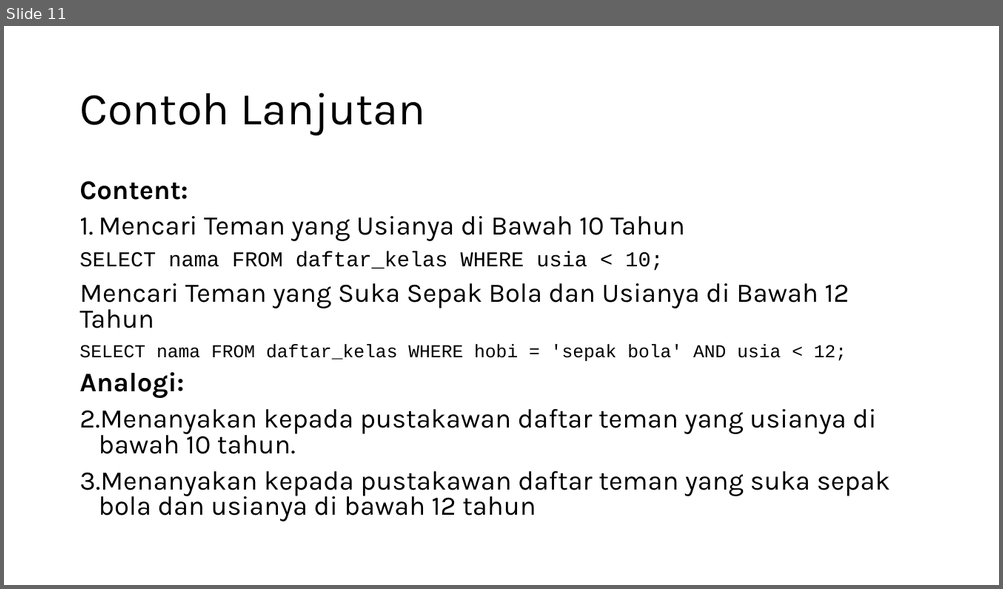
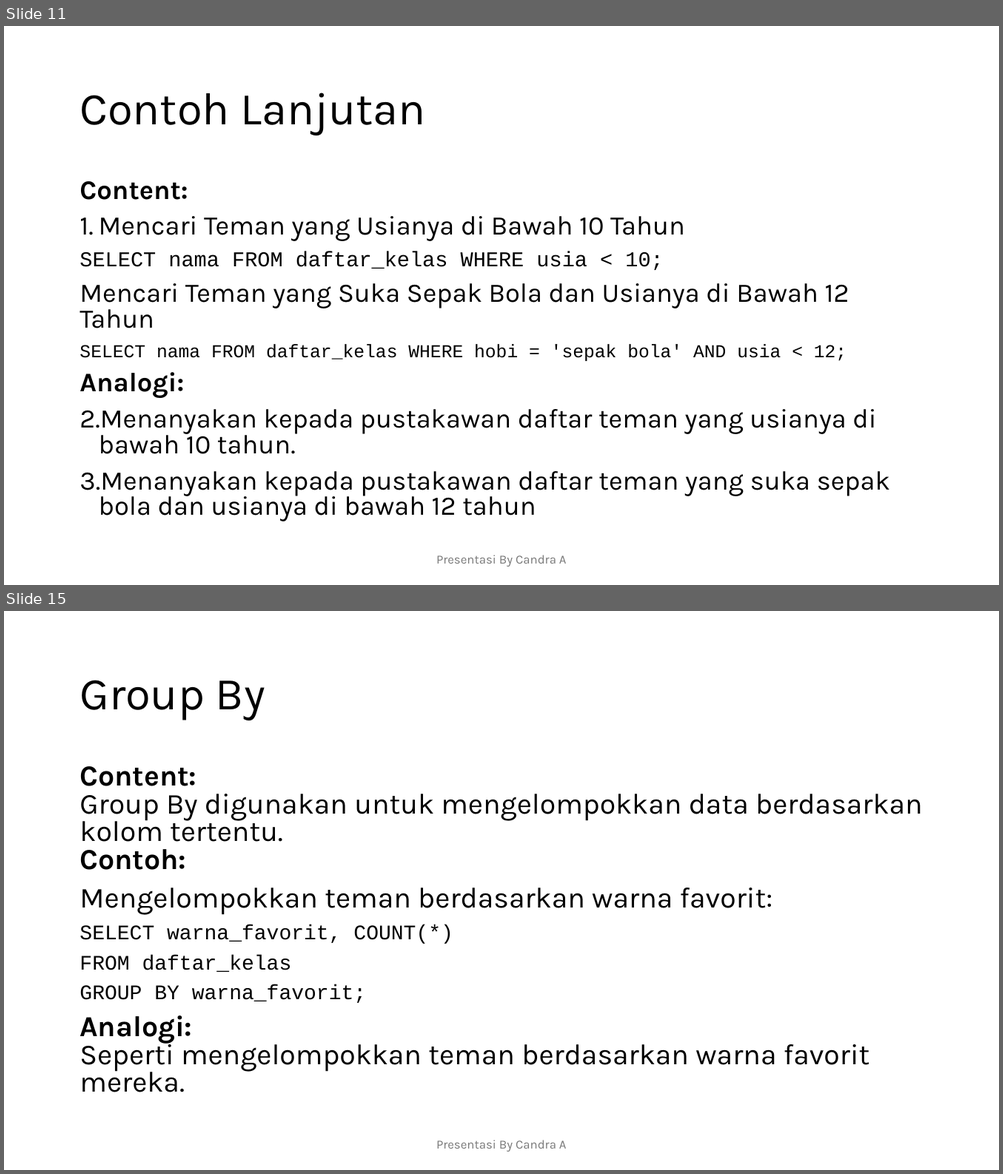
Before and after one commit to candraananta/querycoursecandra, a slide deck: Presentasi Materi Basic Query.pptx. Shown one above the other, each under a label of ours: slide 11 before the commit, slides 11 and 15 after it; the slides between them are not shown. The pictures are 1003x589 and 1003x1174 pixels, drawn with LibreOffice and Linux fonts; fonts in the diff are those of the drawing. Boxes give left, top, right and bottom in pixels: in the first picture for what was removed or moved away, otherwise in the second. Text is boxed around its words. In the diff, an @@ line names an element or a change of style, - is before the commit and + after.

```diff
--- a/Presentasi Materi Basic Query.pptx
+++ b/Presentasi Materi Basic Query.pptx
@@ slide 15 added at (4,611,999,1170), background #FFFFFF @@
@@ title added at (79,680,265,721), 44 pt, text #000000 @@
+Group By
@@ text added at (79,766,922,1093), 28 pt, text #000000 @@
+Content:
+Group By digunakan untuk mengelompokkan data berdasarkan kolom tertentu.
+Contoh:
+Mengelompokkan teman berdasarkan warna favorit:
+SELECT warna_favorit, COUNT(*)
+FROM daftar_kelas
+GROUP BY warna_favorit;
+Analogi:
+Seperti mengelompokkan teman berdasarkan warna favorit mereka.
@@ text added at (436,1140,566,1152), 12 pt, text #797979 @@
+Presentasi By Candra A
@@ slide 11 changed as well @@
@@ text added at (436,555,566,567), 12 pt, text #797979 @@
+Presentasi By Candra A
```
Also in this commit, not shown: 15 other slides changed, 3 other slides added.
